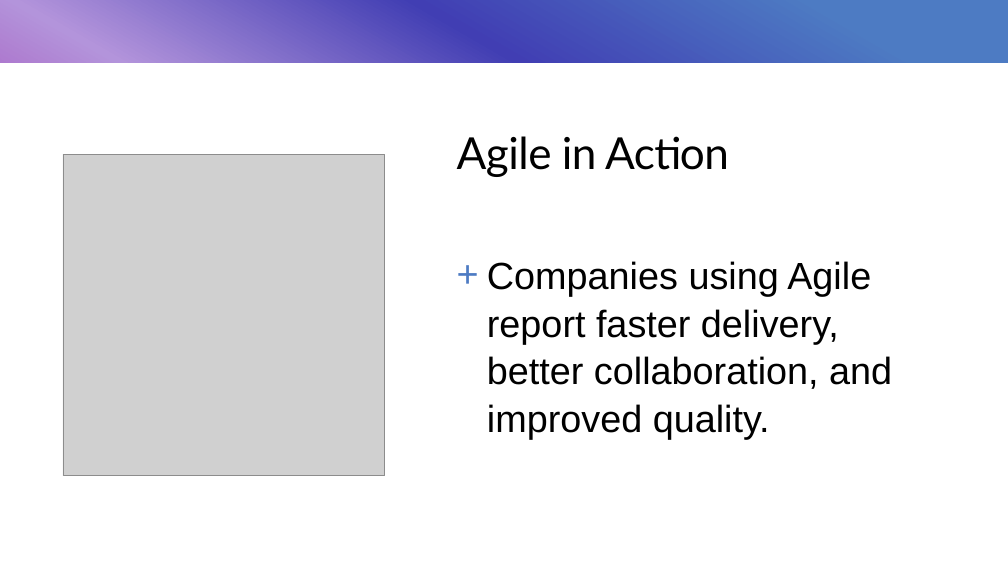
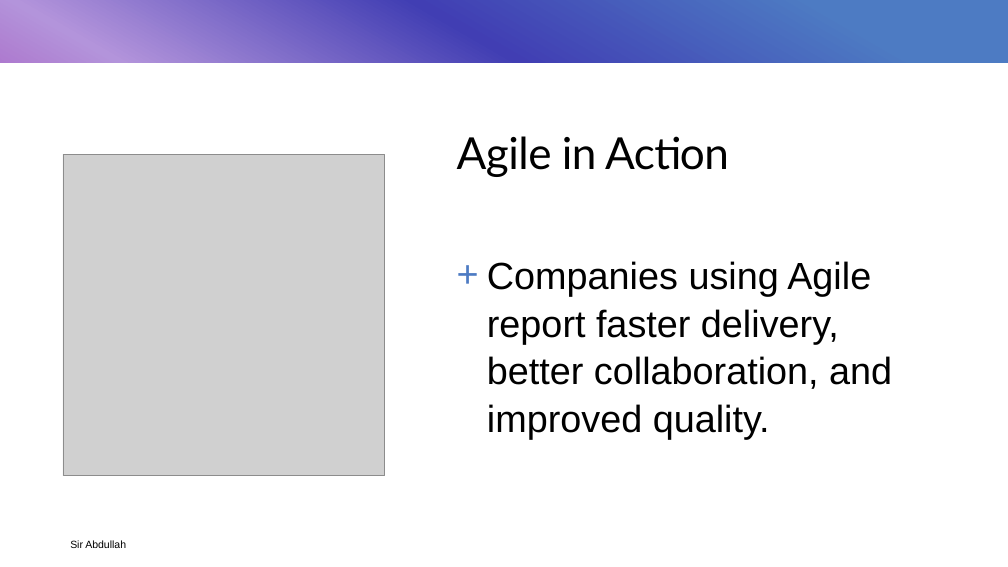
Before and after one commit to me-abdullah/Aptech-sem-04, a slide deck: slide 9 of Agile/Agile.pptx. Drawn at 1008x567 pixels with LibreOffice and Linux fonts; fonts in the diff are those of the drawing; grey boxes stand for pictures. Boxes give left, top, right and bottom in pixels: in the first picture for what was removed or moved away, otherwise in the second. Text is boxed around its words. In the diff, an @@ line names an element or a change of style, - is before the commit and + after.

Commit message:
Updated

```diff
--- a/Agile/Agile.pptx
+++ b/Agile/Agile.pptx
@@ text added at [70, 540, 126, 548], 10 pt, text #000000 @@
+Sir Abdullah
```
Also in this commit, not shown: 10 other slides changed.
